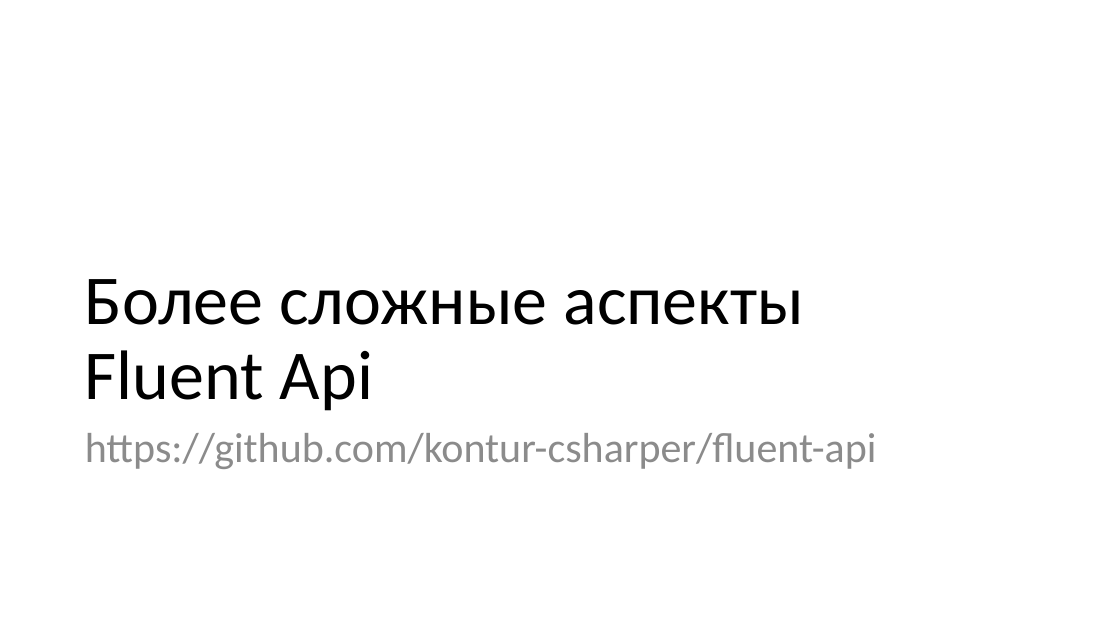
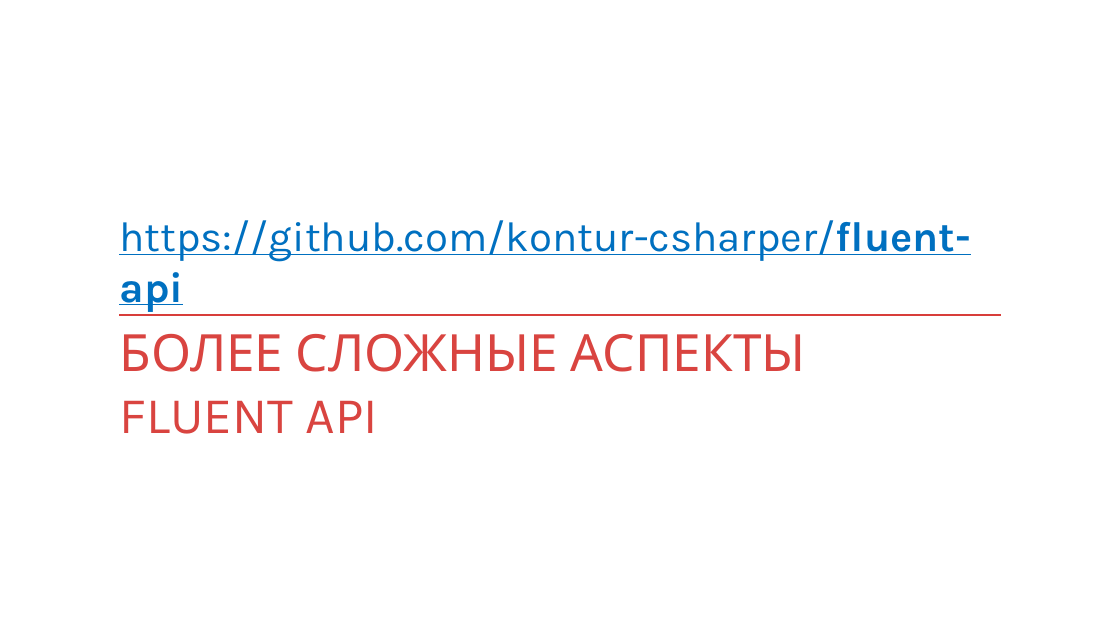
Before and after one commit to kontur-courses/fluent-api, a slide deck: slide 23 of fluent-api.pptx (slide 22 before the commit). Drawn at 1120x630 pixels with LibreOffice and Linux fonts; fonts in the diff are those of the drawing. Boxes give left, top, right and bottom in pixels: in the first picture for what was removed or moved away, otherwise in the second. Text is boxed around its words. In the diff, an @@ line names an element or a change of style, - is before the commit and + after.

```diff
--- a/fluent-api.pptx
+++ b/fluent-api.pptx
@@ text "https://github.com/kontur-csharper/fluent-api": place and size @@
-text "https://github.com/kontur-csharper/fluent-api" at box(85, 433, 877, 469)
+text "https://github.com/kontur-csharper/fluent-api" at box(119, 220, 971, 312)
@@ text "https://github.com/kontur-csharper/fluent-api" at box(119, 220, 971, 312): font Calibri to Karla, text colour #8C8C8C to #0070C0, underline on; bold on in "https://github.com/kontur-csharper/fluent-api"; line spacing 0.9 to 1; less space between paragraphs; vertical alignment top to bottom @@
@@ title "БОЛЕЕ СЛОЖНЫЕ АСПЕКТЫ FLUENT API" at box(119, 334, 806, 434): vertical alignment bottom to top @@
@@ line added from (119, 315) to (1002, 315), #D83F3B 1 pt @@
@@ title at box(119, 334, 806, 434): text changed; size 60 to 44 pt; font Calibri to Karla; text colour #000000 to #D94440 @@
-Более сложные аспекты
-Fluent Api
+БОЛЕЕ СЛОЖНЫЕ АСПЕКТЫ
+FLUENT API
```
Also in this commit, not shown: 29 other slides changed, 6 slides added.
